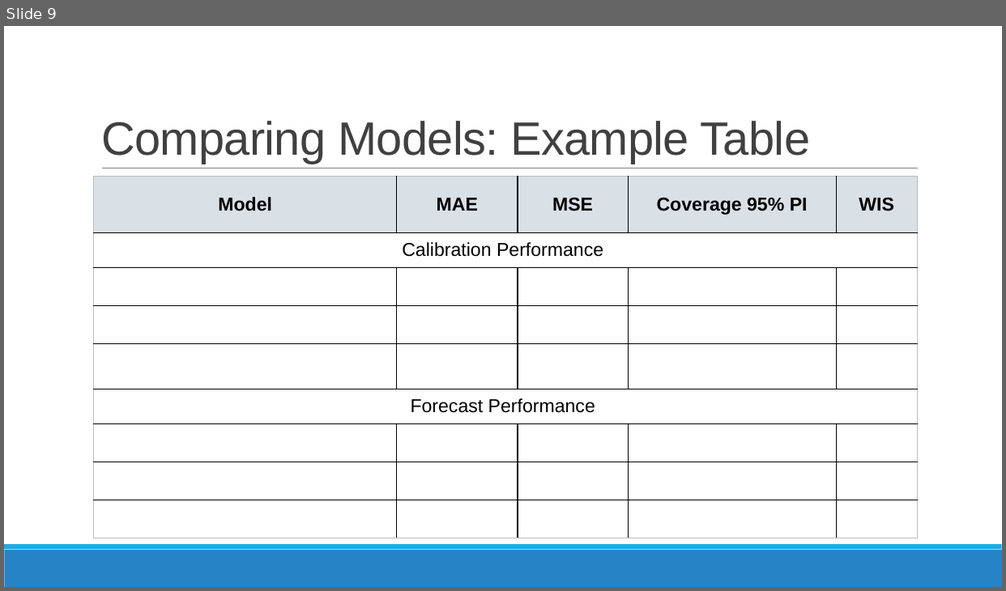
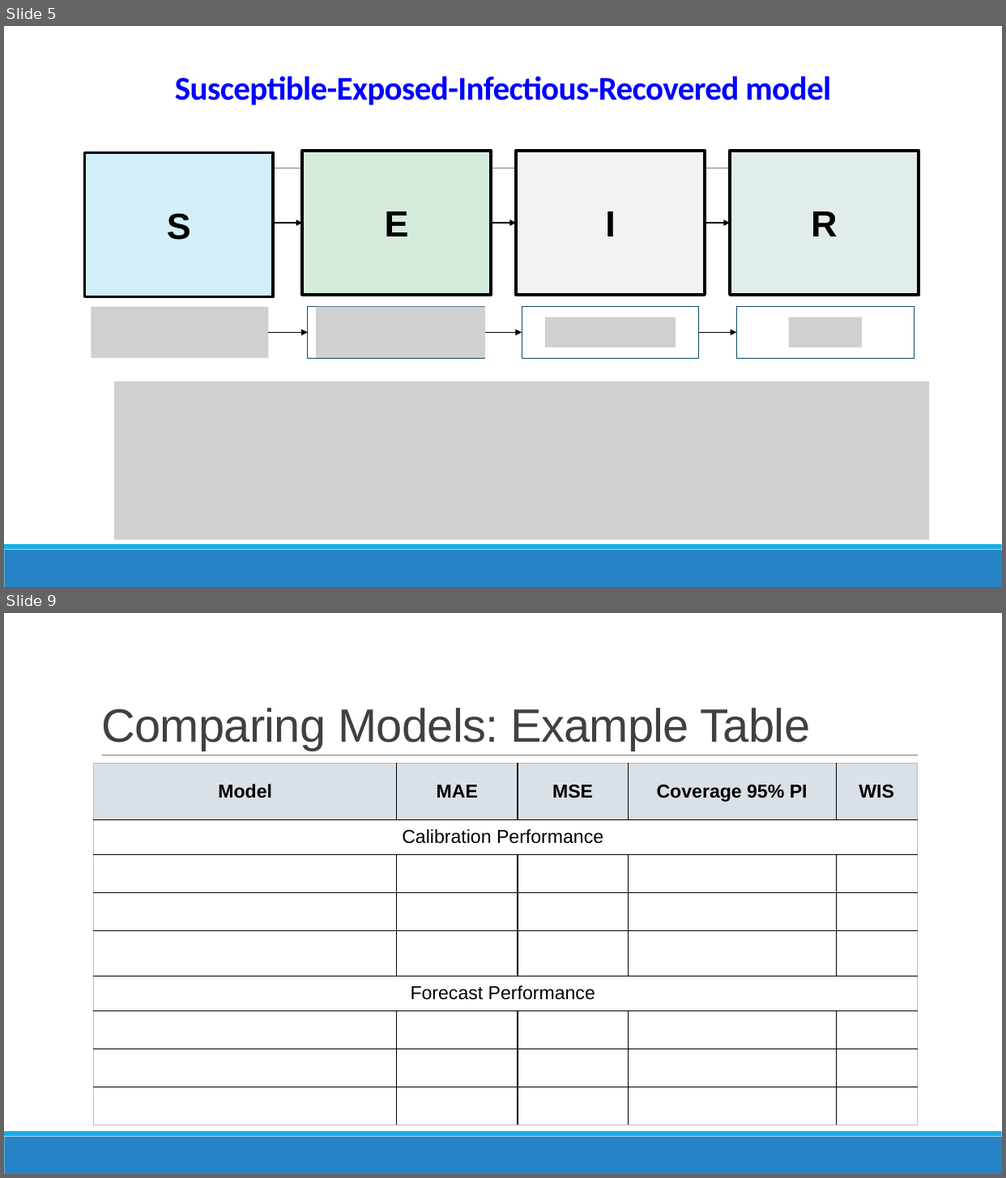
Before and after one commit to bleicham/bleicham.github.io, a slide deck: PPT Form/Day One - Practical Exercise.pptx. Shown one above the other, each under a label of ours: slide 9 before the commit, slides 5 and 9 after it; the slides between them are not shown. The pictures are 1006x591 and 1006x1178 pixels, drawn with LibreOffice and Linux fonts; fonts in the diff are those of the drawing; grey boxes stand for pictures. Boxes give left, top, right and bottom in pixels: in the first picture for what was removed or moved away, otherwise in the second. Text is boxed around its words. In the diff, an @@ line names an element or a change of style, - is before the commit and + after.

```diff
--- a/PPT Form/Day One - Practical Exercise.pptx
+++ b/PPT Form/Day One - Practical Exercise.pptx
@@ slide 5 added at bbox=[4, 26, 1002, 587], background #FFFFFF; not listed: 3 template elements that a slide beside it also shows @@
@@ title added at bbox=[175, 76, 831, 105], 32 pt, text #0000FF, bold @@
+Susceptible-Exposed-Infectious-Recovered model
@@ rectangle added at bbox=[85, 152, 274, 297], fill #D2EFFA, outline #000000 3 pt, 35 pt, text #000000, bold @@
+S
@@ rectangle added at bbox=[303, 151, 492, 296], fill #D4EBDB, outline #000000 3 pt, 35 pt, text #000000, bold @@
+E
@@ rectangle added at bbox=[516, 151, 705, 296], fill #F2F2F2, outline #000000 3 pt, 35 pt, text #000000, bold @@
+I
@@ rectangle added at bbox=[731, 151, 918, 296], fill #E0EDEC, outline #000000 3 pt, 35 pt, text #000000, bold @@
+R
@@ arrow added from (274, 223) to (303, 223), #000000 1 pt @@
@@ arrow added from (492, 223) to (516, 223), #000000 1 pt @@
@@ arrow added from (705, 223) to (731, 223), #000000 1.5 pt @@
@@ picture added at bbox=[91, 307, 268, 358] @@
@@ rectangle added at bbox=[308, 307, 485, 358], outline #0C4C64 0.75 pt @@
@@ picture added at bbox=[316, 307, 485, 358] @@
@@ rectangle added at bbox=[522, 307, 700, 358], outline #0C4C64 0.75 pt @@
@@ rectangle added at bbox=[737, 307, 914, 358], outline #0C4C64 0.75 pt @@
@@ arrow added from (268, 332) to (308, 332), #000000 1 pt @@
@@ arrow added from (485, 332) to (522, 332), #000000 1 pt @@
@@ picture added at bbox=[545, 318, 676, 347] @@
@@ arrow added from (700, 332) to (737, 332), #000000 1 pt @@
@@ picture added at bbox=[789, 318, 862, 347] @@
@@ picture added at bbox=[114, 382, 929, 540] @@
```
Also in this commit, not shown: 5 slides changed, 1 slide removed, 12 other files.
